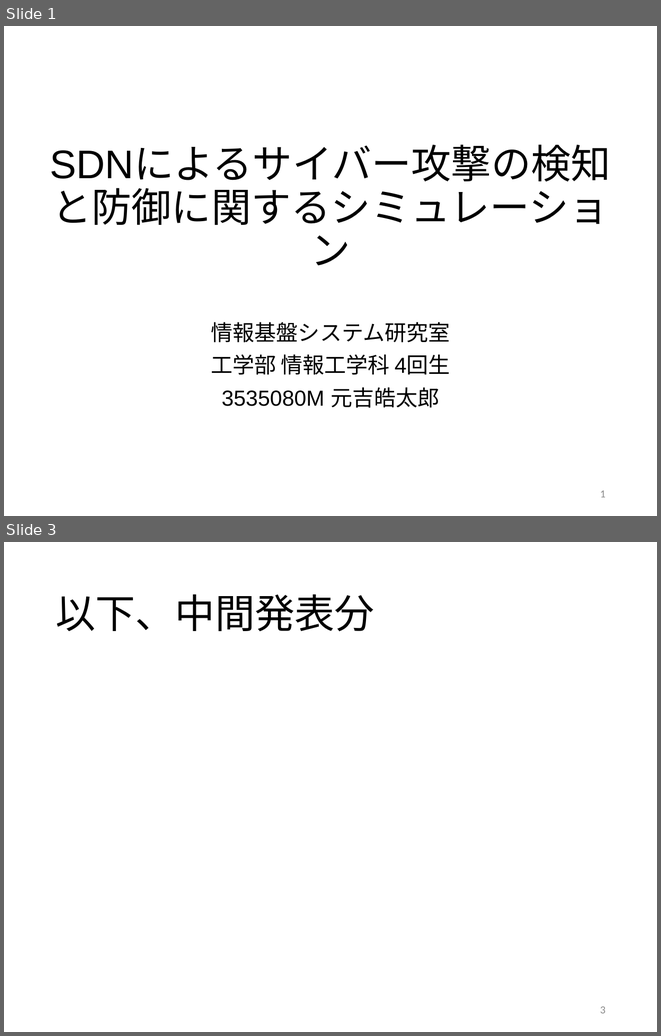
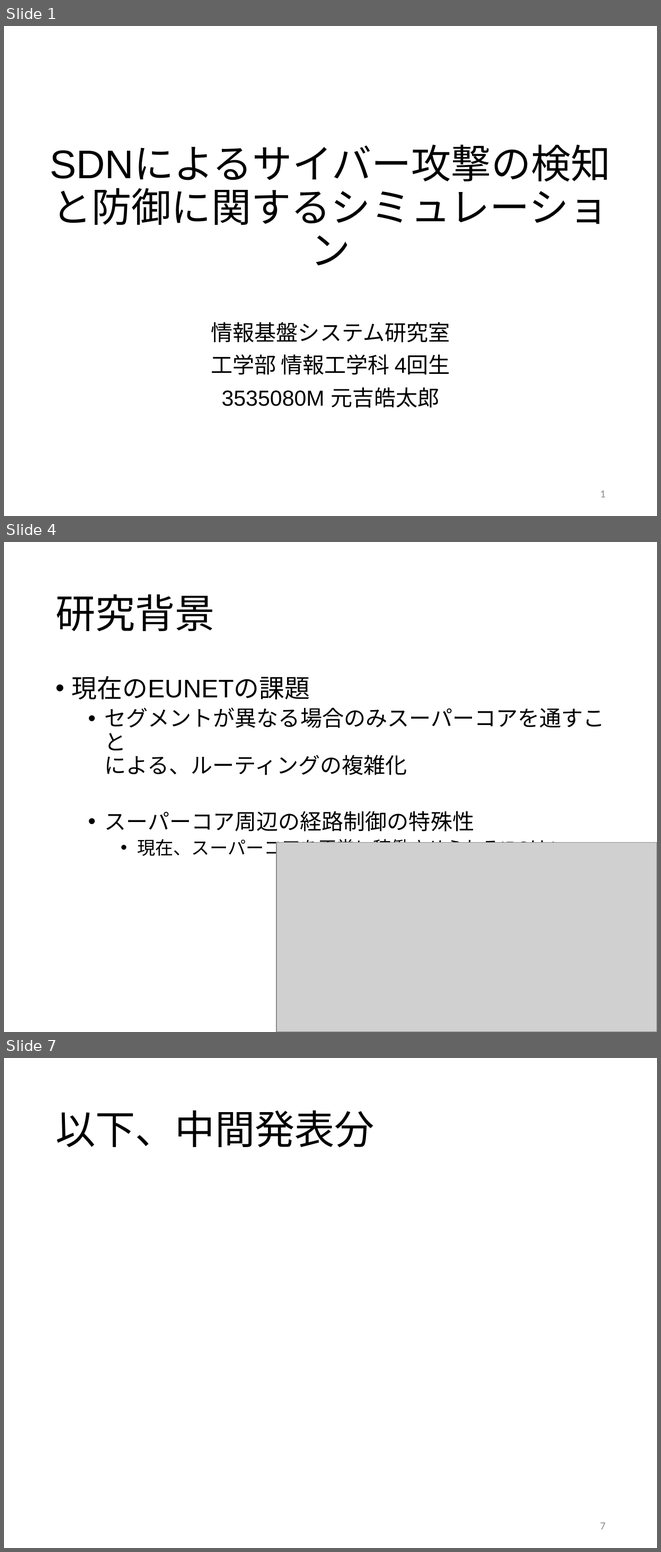
Before and after one commit to Kotaro-MOTOYOSHI/-, a slide deck: PresentationSlide.pptx. Shown one above the other, each under a label of ours: slides 1 and 3 before the commit, slides 1, 4 and 7 after it; the slides between them are not shown. The pictures are 661x1036 and 661x1552 pixels, drawn with LibreOffice and Linux fonts; fonts in the diff are those of the drawing; grey boxes stand for pictures. Boxes give left, top, right and bottom in pixels: in the first picture for what was removed or moved away, otherwise in the second. Text is boxed around its words. In the diff, an @@ line names an element or a change of style, - is before the commit and + after.

```diff
--- a/PresentationSlide.pptx
+++ b/PresentationSlide.pptx
@@ slide 4 added at [4, 542, 657, 1032], background #FFFFFF @@
@@ title added at [55, 594, 215, 631], 44 pt, text #000000 @@
+研究背景
@@ text added at [72, 676, 604, 859], 24 pt, text #000000 @@
+• 現在のEUNETの課題
+  • セグメントが異なる場合のみスーパーコアを通すこと
+    による、ルーティングの複雑化
+  • スーパーコア周辺の経路制御の特殊性
+    • 現在、スーパーコアを正常に稼働させられるIPSは1つ
@@ picture added at [276, 843, 657, 1032] @@
@@ what was slide 3 is now slide 7 @@
@@ page number at [600, 1522, 606, 1529]: text changed @@
-3
+7
```
Also in this commit, not shown: 1 slide changed, 3 other slides added, 2 slides removed, 2 other files.
